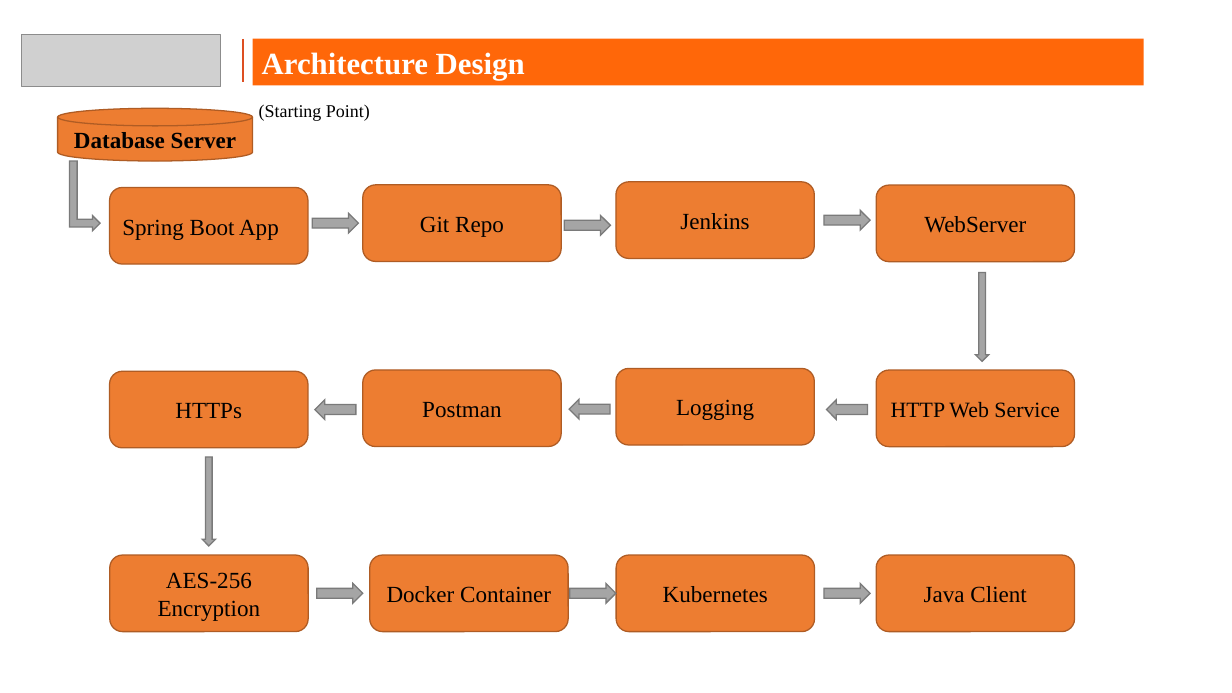
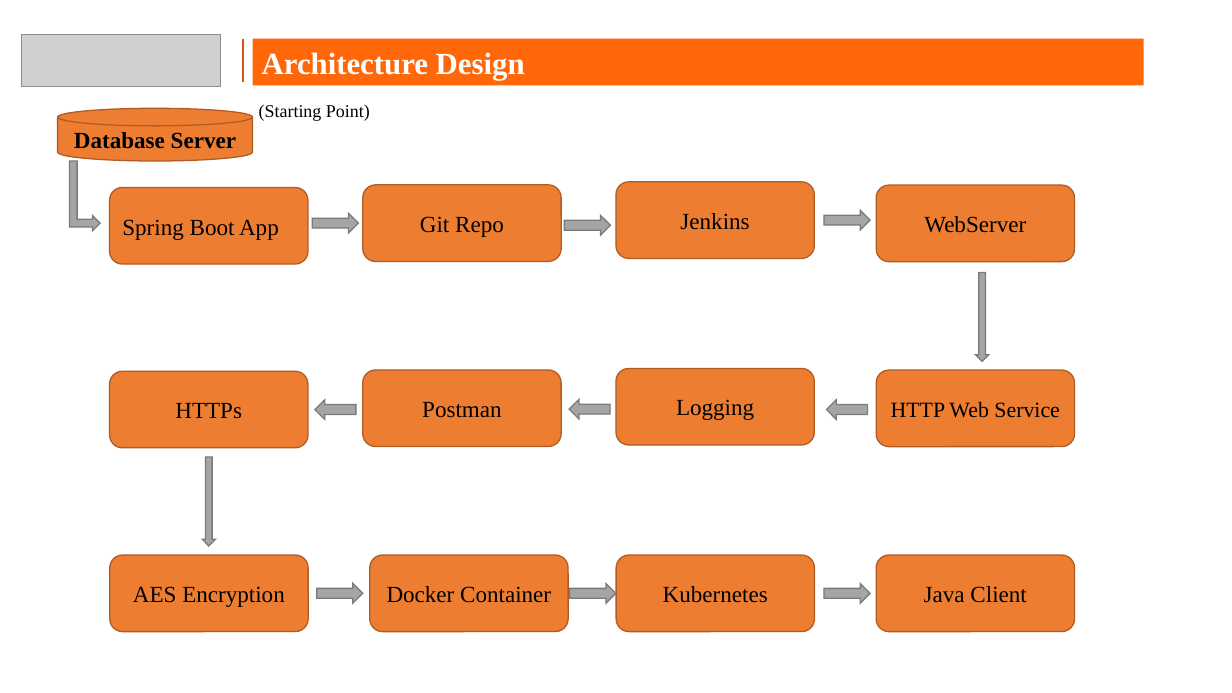
Before and after one commit to vivekjeswani/HDFCBK_CAPSTONE_PROJECT, a slide deck: slide 8 of Capstone_PPT_VivekJeswani.pptx (slide 7 before the commit). Drawn at 1232x693 pixels with LibreOffice and Linux fonts; fonts in the diff are those of the drawing; grey boxes stand for pictures; background and template pictures are left out. Boxes give left, top, right and bottom in pixels: in the first picture for what was removed or moved away, otherwise in the second. Text is boxed around its words. In the diff, an @@ line names an element or a change of style, - is before the commit and + after.

```diff
--- a/Capstone_PPT_VivekJeswani.pptx
+++ b/Capstone_PPT_VivekJeswani.pptx
@@ text in rounded rectangle at [133,586,285,607]: text changed @@
-AES-256 Encryption
+AES Encryption
```
Also in this commit, not shown: 4 other slides changed, 2 slides added, 20 other files.
